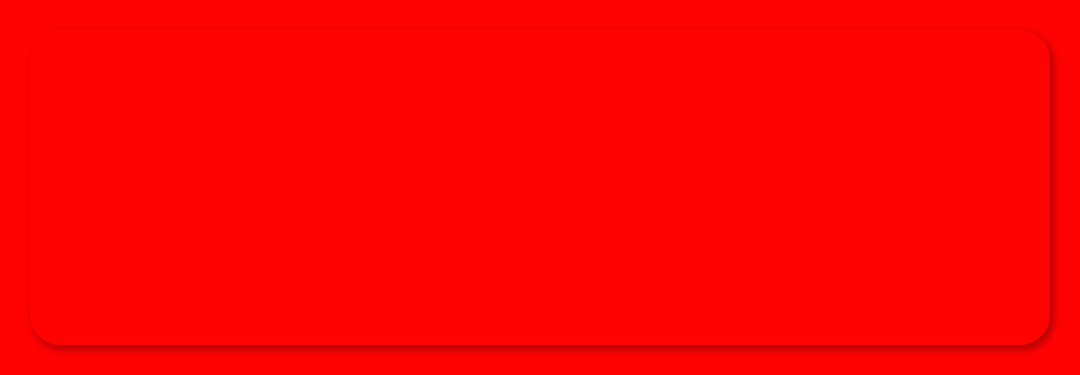
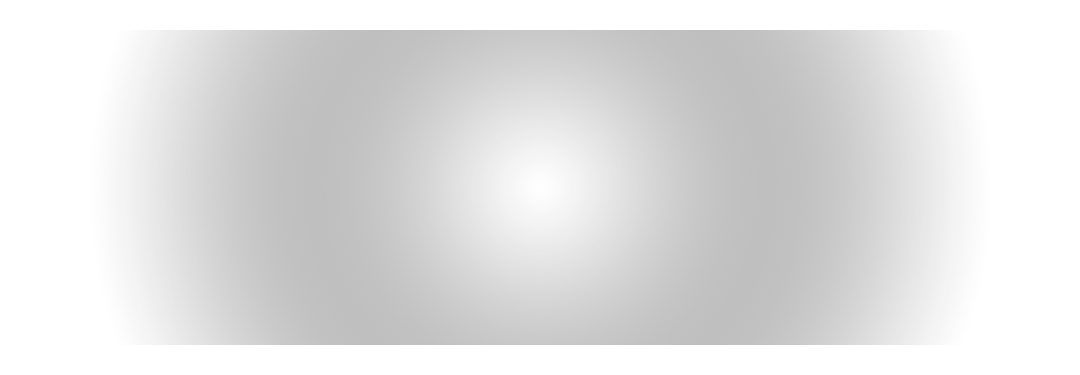
Layer changes from the first 1080px x 375px image to the second:
hid "Alpha Mask 2 copy 2" over left=30, top=30, right=1050, bottom=345
added layer "Alpha Mask Gradient" above "Alpha Mask 2 copy" over left=30, top=30, right=1050, bottom=345
hid "Layer 2" over left=0, top=0, right=1080, bottom=375
